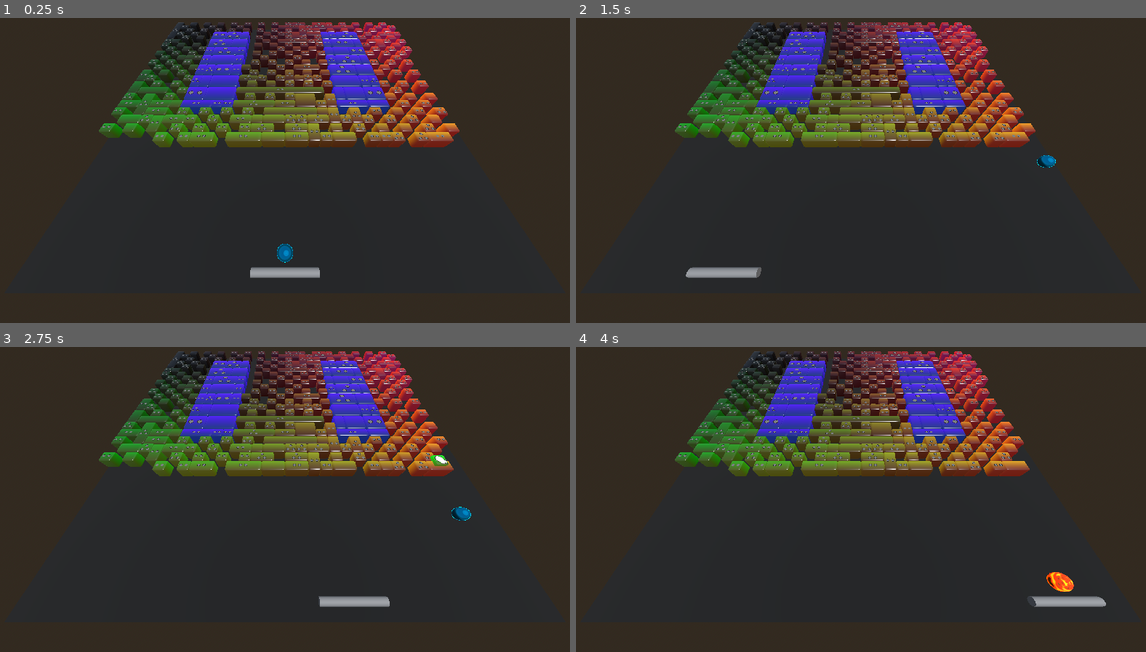
Above: before the commit, frames 1-4 (two rows, left to right).
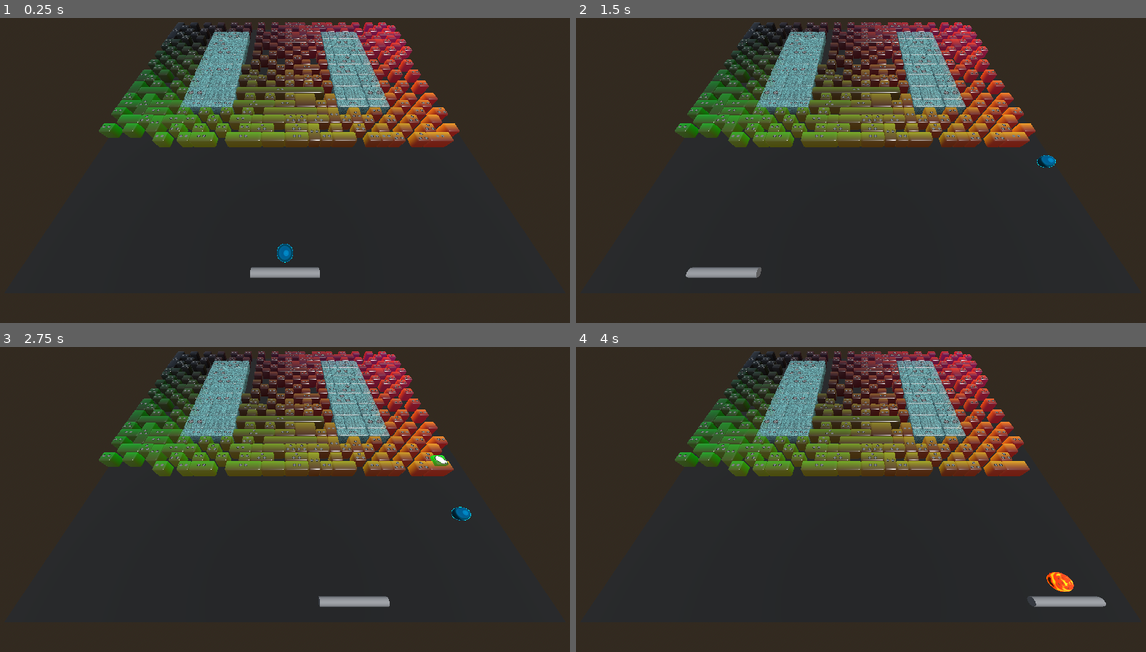
Above: after the commit, the same moments.

Repository: Tom3s/brick-breaker-reborn
Game: Godot game, scene res://test_files/3d_base_scene.tscn
Two runs of this game, one before a commit and one after it. Both use one fixed random seed, a clock stepped at 60 frames per second and the inputs below. The project has no main scene, so this scene is started directly.
Inputs (mouse positions are in pixels of both pictures, inside the frame that each line leads up to):
- Up to frame 1 (0.25 s): no input
- Up to frame 2 (1.5 s): tap Enter at 0.5 s; move the mouse to (986, 143) at 0.52 s; click (986, 143) at 0.6 s; move the mouse to (747, 176) at 1.27 s; click (747, 176) at 1.35 s
- Up to frame 3 (2.75 s): move the mouse to (342, 417) at 2.02 s; click (342, 417) at 2.1 s
- Up to frame 4 (4 s): move the mouse to (832, 554) at 2.77 s; click (832, 554) at 2.85 s; move the mouse to (1037, 536) at 3.52 s; click (1037, 536) at 3.6 s

The runs differ from the first frame. In frame 1, 3.9% of the frame differs, in the area x 31-69%, y 4-32%; in frame 2, 3.9%; in frame 3, 3.9%; in frame 4, 3.9%.

Commit message:
Refactored powerup code
- flag setting in `GameContext`
- separate function for Block.reflects_ball(..)

Diff:
--- a/game_logic/BreakableBlock.gd
+++ b/game_logic/BreakableBlock.gd
@@ -80,3 +80,6 @@
 
 func is_broken() -> bool:
 	return health <= 0
+
+func reflects_ball(context: Global.GameContext) -> bool:
+	return !(type == BlockType.ICE && context.FLAG_FIREBALL_ACTIVE)
--- a/global/Global.gd
+++ b/global/Global.gd
@@ -4,7 +4,8 @@
 
 var DEBUG: bool = true
 
-class GameContext:
+class GameContext extends Node:
+
 	var balls: Array[Ball]
 	var paddle: Paddle = Paddle.new()
 
@@ -17,3 +18,22 @@
 
 	var powerups: Array[Powerup]
 	var active_powerups: Array[Powerup]
+
+	# flags
+	var FLAG_FIREBALL_ACTIVE: bool = false
+
+	func set_flags() -> void:
+		FLAG_FIREBALL_ACTIVE = false
+
+		for powerup: Powerup in active_powerups:
+			if powerup.type == Powerup.Type.FIRE_BALL:
+				FLAG_FIREBALL_ACTIVE = true
+
+	# debug strings
+	var _DEBUG_ACTIVE_POWERUPS: String
+
+	func _set_debug_strings() -> void:
+		_DEBUG_ACTIVE_POWERUPS = "Active Effects: \n"
+		for powerup: Powerup in active_powerups:
+			var type: String = Powerup.Type.keys()[powerup.type].capitalize()
+			_DEBUG_ACTIVE_POWERUPS += "- %s: %.2fs \n" % [type, powerup.time_left]
--- a/map_generator/MapGenerator.gd
+++ b/map_generator/MapGenerator.gd
@@ -198,6 +198,7 @@
 	chance_y: float = 0.0,
 	max_merge_x: int = BreakableGrid.GRID_SIZE,
 	max_merge_y: int = BreakableGrid.GRID_SIZE,
+	block_type: BreakableBlock.BlockType = BreakableBlock.BlockType.NORMAL,
 ) -> Array[BreakableBlock]:
 	var result: Array[BreakableBlock]
 	# used.resize(BreakableGrid.GRID_SIZE * BreakableGrid.GRID_SIZE)
@@ -274,6 +275,7 @@
 			var block: BreakableBlock = BreakableBlock.new()
 			block.size = block_size
 			block.color = get_color(x, y)
+			block.type = block_type
 			block.pos_on_grid = Vector2(x, y)
 			block.health = int(rng.get_float() * 3) + 1
 			block.prepare_collision()
--- a/test_files/3d_base_scene.gd
+++ b/test_files/3d_base_scene.gd
@@ -62,10 +62,10 @@
 	)
 	map_generator.slice_y(0, 18)
 	map_generator.copy_texture_to_final()
-	generate_map_from_array(map_generator.convert_with_chance_merge(0.5, 1.0, 3, 2))
+	generate_map_from_array(map_generator.convert_with_chance_merge(0.5, 1.0, 3, 2, BreakableBlock.BlockType.ICE))
 	map_generator.mirror_x()
 	map_generator.copy_texture_to_final()
-	generate_map_from_array(map_generator.convert_with_chance_merge(0.5, 1.0, 3, 2))
+	generate_map_from_array(map_generator.convert_with_chance_merge(0.5, 1.0, 3, 2, BreakableBlock.BlockType.ICE))
 	map_generator.clear_temp_texture()
 
 
@@ -123,10 +123,13 @@
 func _process(delta: float) -> void:
 	var safe_delta: float = min(delta, 1. / 60)
 
+	context.set_flags()
 	# delta *= .1
 	# safe_delta *= .6
 
 	if Global.DEBUG:
+		context._set_debug_strings()
+
 		if Input.is_action_just_pressed("debug_powerup"):
 			var powerup: Powerup = Powerup.new()
 			powerup.randomize_velocity()
@@ -162,7 +165,7 @@
 		for line: LineCollider in block.collision:
 
 			for ball: Ball in context.balls:
-				if ball.collide_with(line, block.type != BreakableBlock.BlockType.ICE):
+				if ball.collide_with(line, block.reflects_ball(context)):
 					block.hit_block(context, ball)
 
 
@@ -196,7 +199,8 @@
 		if ball.collide_with(context.death_barrier, false, false):
 			if context.balls.size() > 1:
 				context.balls.erase(ball)
-				ball_mesh.queue_free()
+				# ball_mesh.queue_free() removes at end of frame, so indexes might get confused
+				ball_parent.remove_child(ball_mesh)
 				index -= 1
 			else:
 				on_death()
@@ -226,16 +230,13 @@
 
 
 	# update active effects
-	var has_flame: bool = false
 	var disable_effect_queue: Array[Powerup]
 	for powerup: Powerup in context.active_powerups:
 		powerup.time_left -= safe_delta
 		if powerup.time_left <= 0.0:
 			# LoggerMogyi.log(self, "Removing powerup: %s" % powerup.name)
 			disable_effect_queue.push_back(powerup)
-		# this is to skip a second for loop
-		if powerup.type == Powerup.Type.FIRE_BALL:
-			has_flame = true
+
 
 	for powerup: Powerup in disable_effect_queue:
 		context.active_powerups.erase(powerup)
@@ -277,7 +278,7 @@
 		ball_mesh.global_position.z = ball.position.y
 		ball_mesh.global_position.y = ball.radius
 
-		if has_flame:
+		if context.FLAG_FIREBALL_ACTIVE:
 			ball_mesh.set_flame(true)
 			ball_mesh.set_flame_rotation(ball.velocity)
 		else:
